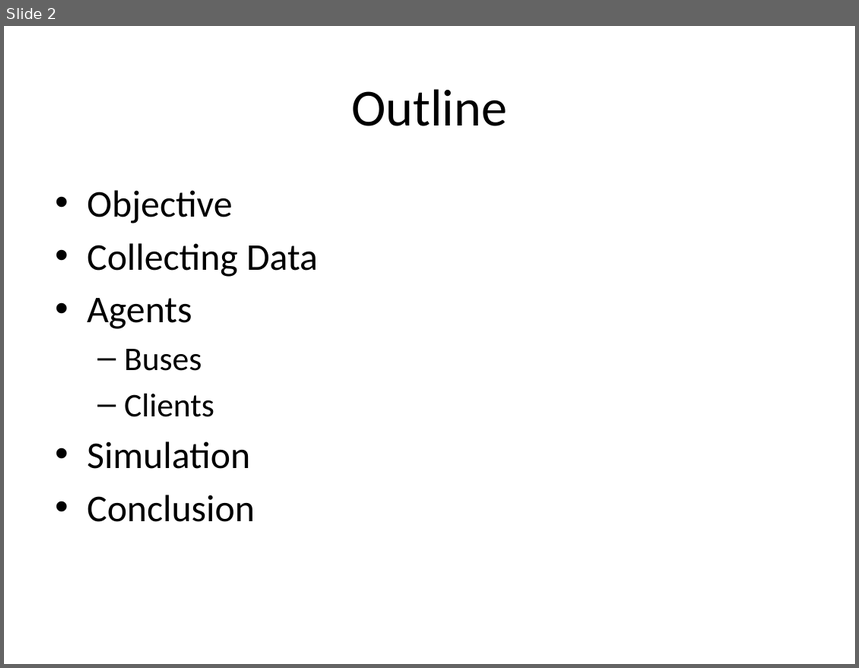
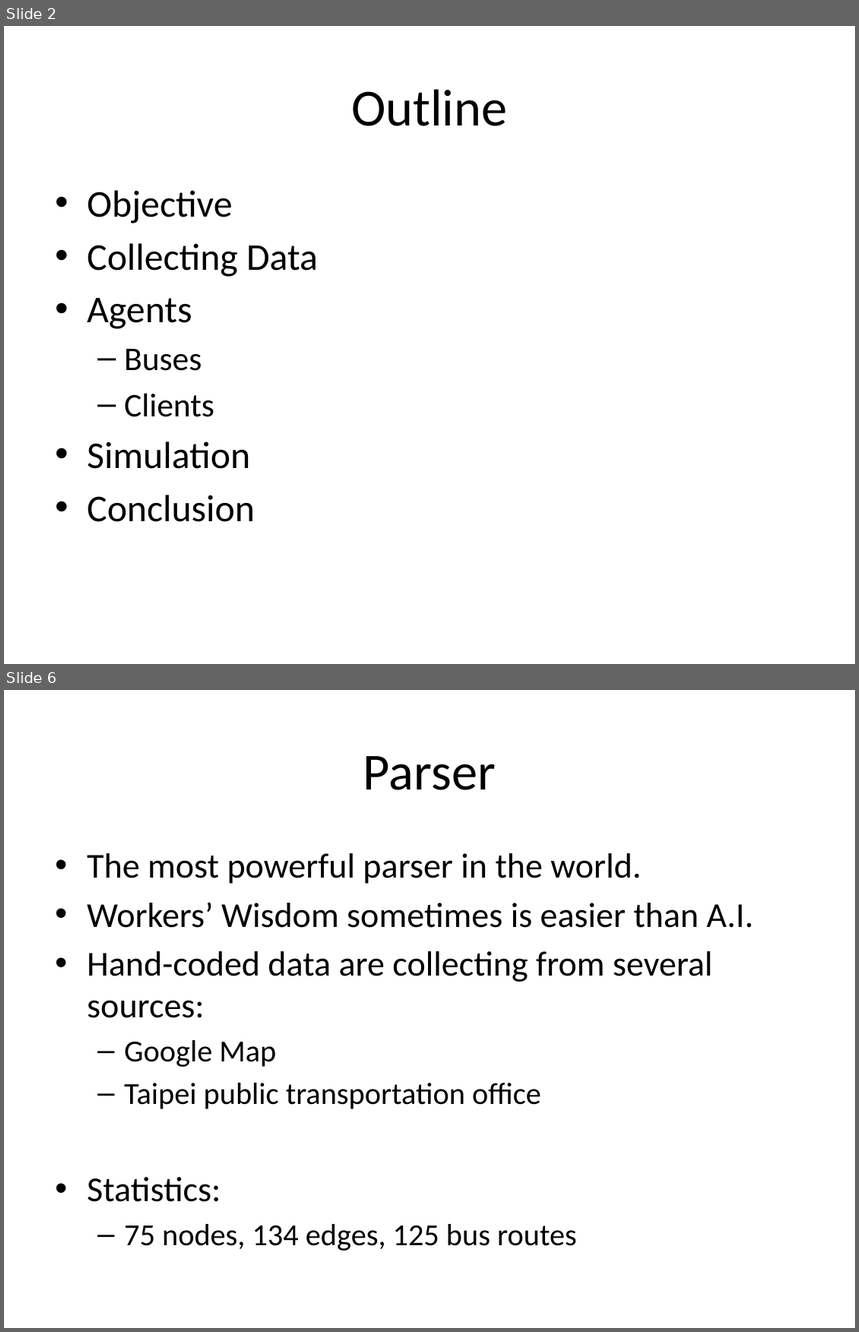
Before and after one commit to shawnwun/TPEBus_Simulation, a slide deck: ppt/multiagent_final.pptx. Shown one above the other, each under a label of ours: slide 2 before the commit, slides 2 and 6 after it; the slides between them are not shown. The pictures are 859x668 and 859x1332 pixels, drawn with LibreOffice and Linux fonts; fonts in the diff are those of the drawing. Boxes give left, top, right and bottom in pixels: in the first picture for what was removed or moved away, otherwise in the second. Text is boxed around its words. In the diff, an @@ line names an element or a change of style, - is before the commit and + after.

```diff
--- a/ppt/multiagent_final.pptx
+++ b/ppt/multiagent_final.pptx
@@ slide 6 added at (4, 690, 855, 1328), background #FFFFFF @@
@@ title added at (363, 756, 496, 790), 44 pt, text #000000 @@
+Parser
@@ text added at (87, 853, 754, 1251), 29.6 pt, text #000000 @@
+• The most powerful parser in the world.
+• Workers’ Wisdom sometimes is easier than A.I.
+• Hand-coded data are collecting from several sources:
+  – Google Map
+  – Taipei public transportation office
+• Statistics:
+  – 75 nodes, 134 edges, 125 bus routes
```
Also in this commit, not shown: 14 other slides added, 1 slide removed, 5 other files.
